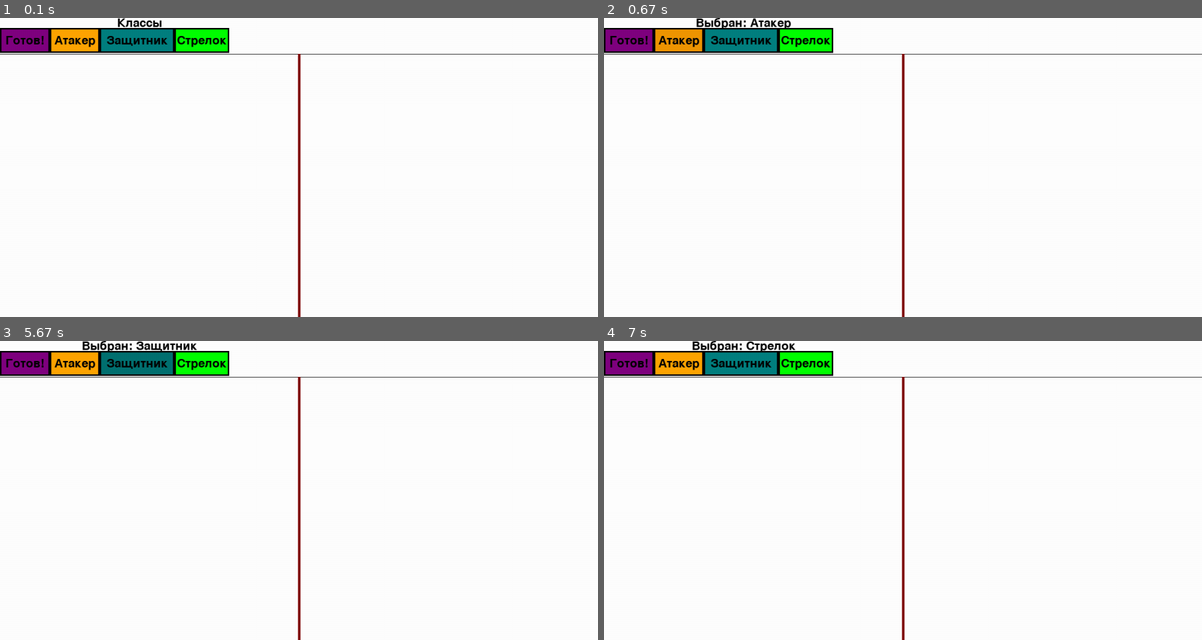
Above: before the commit, frames 1-4 (two rows, left to right).
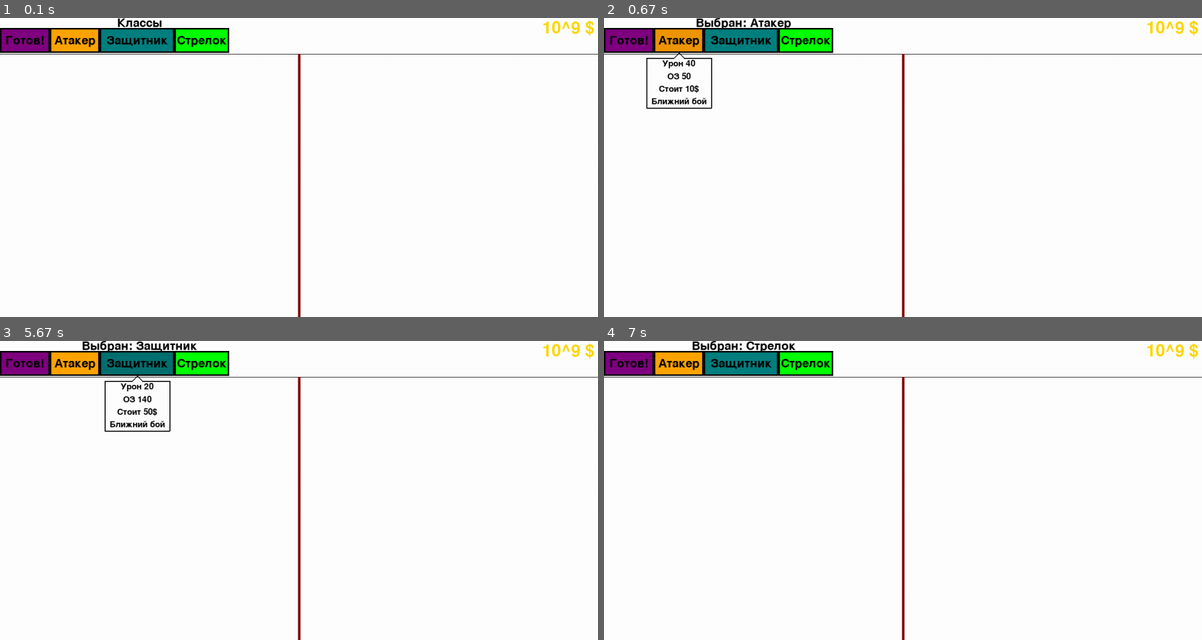
Above: after the commit, the same moments.

Repository: CALLIA121/Pygame
Game: pygame game, started from main2.py
Same seed, same stepped clock (60 frames per second), same inputs: the game is played once before the commit and once after it.
Inputs (mouse positions are in pixels of both pictures, inside the frame that each line leads up to):
- Up to frame 1 (0.1 s): no input
- Up to frame 2 (0.67 s): click "Атакер" at 0.38 s
- Up to frame 3 (5.67 s): click (304, 508) at 0.72 s; click "Готов!" at 2.05 s; click (269, 568) at 2.38 s; click "Заного" at 3.72 s; click (484, 484) at 4.05 s; click "Защитник" at 5.38 s
- Up to frame 4 (7 s): click (729, 472) at 5.72 s; click "Стрелок" at 6.55 s; click (807, 391) at 6.88 s

The runs differ from the first frame. In frame 1, 0.2% of the frame differs, in the area x 90-100%, y 0-6%; in frame 2, 0.7%, in the area x 7-100%, y 0-31%; in frame 3, 0.7%; in frame 4, 0.2%.

Commit message:
Add stat window

Diff:
--- a/main2.py
+++ b/main2.py
@@ -18,18 +18,24 @@
 
 
 class Button:
-    def __init__(self, text, x, y, width, height, color, hover_color, action=None, argv=None):
+    def __init__(self, text, x, y, width, height, color, hover_color, action=None, argv=None, about=None):
         self.text = text
         self.rect = pygame.Rect(x, y, width, height)
         self.color = color
+        self.X = x
+        self.Y = y
+        self.width = width
+        self.height = height
         self.hover_color = hover_color
         self.action = action
         self.argv = argv
+        self.about = about
 
     def draw(self, screen):
         # Проверка наведения курсора
         mouse_pos = pygame.mouse.get_pos()
         if self.rect.collidepoint(mouse_pos):
+            pygame.draw.rect(screen, self.hover_color, self.rect)
             pygame.draw.rect(screen, self.hover_color, self.rect)
         else:
             pygame.draw.rect(screen, self.color, self.rect)
@@ -53,7 +59,33 @@
                     print('Button has no action(')
 
     def draw2(self, screen):
-        pass
+        mouse_pos = pygame.mouse.get_pos()
+        if self.about and self.rect.collidepoint(mouse_pos):
+            lines = self.about.splitlines()
+            count = len(lines)
+            maxLen = max([len(x) for x in lines])
+            width = 10 * maxLen
+            height = 25 * count
+            LineX, LineY = self.X + self.width // 2, self.Y + self.height + 10 + 25 // 2
+            points = [(self.X + self.width // 2, self.Y + self.height),
+                      (self.X + self.width // 2 - 10, self.Y + self.height + 10),
+                      (self.X + self.width // 2 - 10 -
+                       width // 2, self.Y + self.height + 10),
+                      (self.X + self.width // 2 - 10 -
+                       width // 2, self.Y + self.height + 10 + height),
+                      (self.X + self.width // 2 + 10 +
+                       width // 2, self.Y + self.height + 10 + height),
+                      (self.X + self.width // 2 + 10 +
+                       width // 2, self.Y + self.height + 10),
+                      (self.X + self.width // 2 + 10, self.Y + self.height + 10)]
+            pygame.draw.polygon(screen, (255, 255, 255), points)
+            pygame.draw.polygon(screen, (0, 0, 0), points, 2)
+            font = pygame.font.Font(None, 25)
+            for i in range(len(lines)):
+                text_surface = font.render(lines[i], True, 'black')
+                text_rect = text_surface.get_rect(
+                    center=(LineX, LineY + i * 25))
+                screen.blit(text_surface, text_rect)
 
 
 def handle_event(event, buttons: list):
@@ -109,11 +141,11 @@
                   (128 - 20, 0, 128 - 20), startGame)
 
 classAttak = Button('Атакер', 100, 20, 100, 50, (255, 165, 0),
-                    (240, 150, 0), setClass, ('Attaker'))
+                    (240, 150, 0), setClass, ('Attaker'), f'Урон {typeDamag["Attaker"]}\nОЗ {typeHP["Attaker"]}\nСтоит {typeCost["Attaker"]}$\nБлижний бой')
 classDefender = Button('Защитник', 200, 20, 150, 50, (0, 128, 128),
-                       (0, 128 - 15, 128 - 15), setClass, ('Defender'))
+                       (0, 128 - 15, 128 - 15), setClass, ('Defender'), f'Урон {typeDamag["Defender"]}\nОЗ {typeHP["Defender"]}\nСтоит {typeCost["Defender"]}$\nБлижний бой')
 classShooter = Button('Стрелок', 350, 20, 110, 50, (0, 255, 0),
-                      (0, 255 - 25, 0), setClass, ('Shoter'))
+                      (0, 255 - 25, 0), setClass, ('Shooter'), f'Урон {typeDamag["Shooter"]}\nОЗ {typeHP["Shooter"]}\nСтоит {typeCost["Shooter"]}$\nДальний бой')
 
 buttons = [startBtn, classAttak, classDefender, classShooter]
 while running:
@@ -137,4 +169,11 @@
     pygame.draw.line(screen, (128, 0, 0), (WIDTH / 2, 72),
                      (WIDTH / 2, HEIGHT), 5)
 
+    font = pygame.font.Font(None, 50)
+    coinsText = f"10^9 $"
+    text_surface = font.render(coinsText, True, 'gold')
+    text_rect = text_surface.get_rect(
+        center=(WIDTH - (10 * len(coinsText)), 20))
+    screen.blit(text_surface, text_rect)
+
     pygame.display.flip()
--- a/settings.py
+++ b/settings.py
@@ -1,15 +1,15 @@
 typeRus = {
-    'Attaker': 'Атакер', 'Defender': 'Защитник', 'Shoter': 'Стрелок'
+    'Attaker': 'Атакер', 'Defender': 'Защитник', 'Shooter': 'Стрелок'
 }
-typeHP = {
-    'Attaker': 50, 'Defender': 140, 'Shoter': 30
+typeHP = {  # Очки здоровья
+    'Attaker': 50, 'Defender': 140, 'Shooter': 30
 }
-typeDamag = {
-    'Attaker': 40, 'Defender': 20, 'Shoter': 40
+typeDamag = {  # Дамаг
+    'Attaker': 40, 'Defender': 20, 'Shooter': 40
 }
-typeDist = {
-    'Attaker': 20, 'Defender': 20, 'Shoter': 50
+typeDist = {  # Дистанция атаки
+    'Attaker': 20, 'Defender': 20, 'Shooter': 50
 }
-typeCost = {
-    'Attaker': 10, 'Defender': 50, 'Shoter': 50
+typeCost = {  # Цена установки
+    'Attaker': 10, 'Defender': 50, 'Shooter': 50
 }
